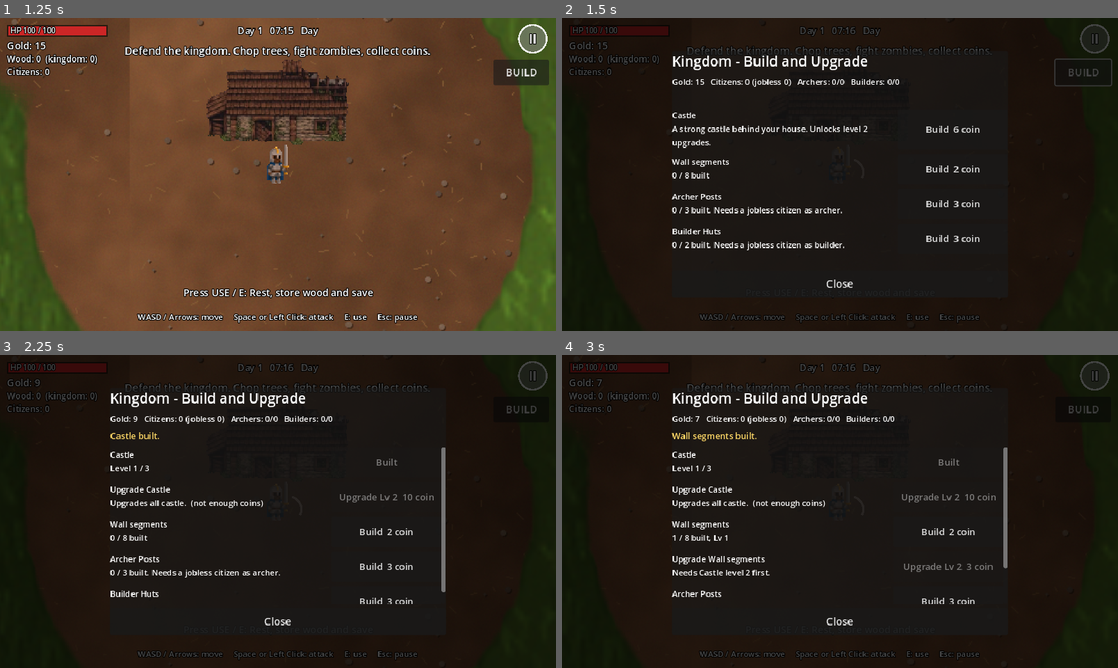
Above: before the commit, frames 1-4 (two rows, left to right).
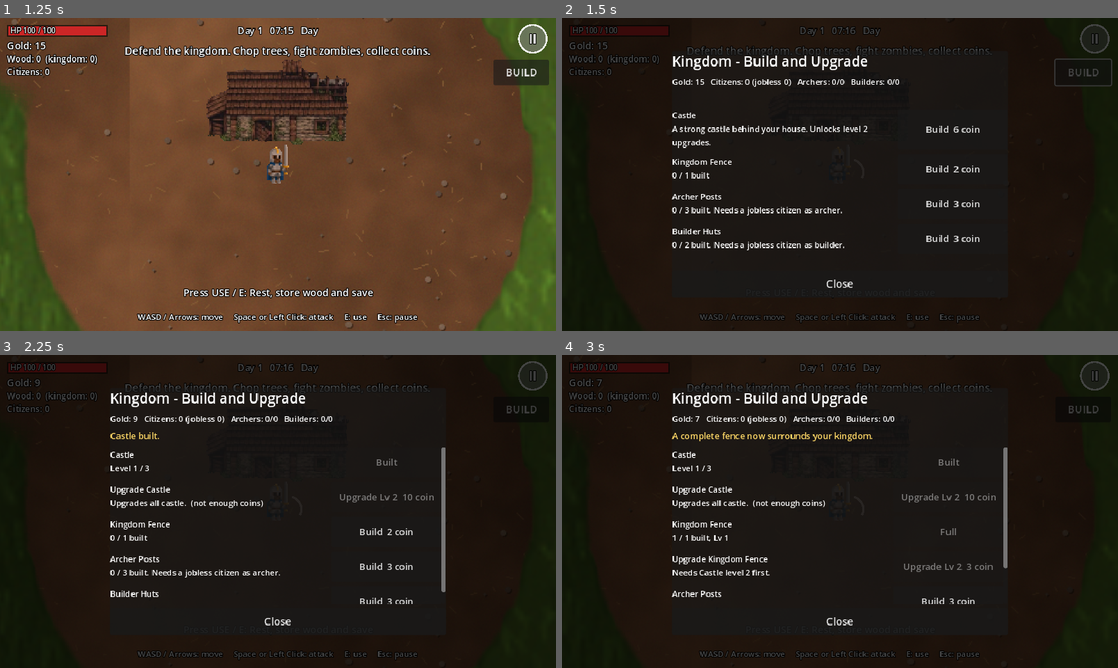
Above: after the commit, the same moments.

Repository: afie-boop/The-Fallen-Kingdom
Game: Godot game, scene res://scenes/main_menu.tscn
Two runs of this game, one before a commit and one after it. Both use one fixed random seed, a clock stepped at 60 frames per second and the inputs below.
Inputs:
- Up to frame 1 (1.25 s): click "New Game" at 0.5 s
- Up to frame 2 (1.5 s): click "BUILD" at 1.25 s
- Up to frame 3 (2.25 s): click "Build 6 coin" at 2 s
- Up to frame 4 (3 s): click "Build 2 coin" at 2.75 s

Frame 1 is identical in both runs. In frame 2, 0.1% of the frame differs, in the area x 19-31%, y 44-52%; in frame 3, 0.2%; in frame 4, 0.8%, in the area x 19-75%, y 24-67%.

Commit message:
Replace disconnected wall slots with complete expandable kingdom fence

Diff:
--- a/extracted/The-Fallen-Kingdom/scripts/kingdom_manager.gd
+++ b/extracted/The-Fallen-Kingdom/scripts/kingdom_manager.gd
@@ -6,9 +6,11 @@
 
 const STRUCTURE_SCENE: PackedScene = preload("res://scenes/structure.tscn")
 const KINDS: Array[String] = ["castle", "wall", "archer_post", "builder_hut"]
-const NAMES: Dictionary = {"castle": "Castle", "wall": "Wall segments", "archer_post": "Archer Posts", "builder_hut": "Builder Huts"}
+const NAMES: Dictionary = {"castle": "Castle", "wall": "Kingdom Fence", "archer_post": "Archer Posts", "builder_hut": "Builder Huts"}
 const JOBS: Dictionary = {"archer_post": "archer", "builder_hut": "builder"}
 const MAX_LEVEL: int = 3
+const MAX_FENCE_LEVEL: int = 5
+const FENCE_SCRIPT: Script = preload("res://scripts/kingdom_fence.gd")
 
 ## Slot offsets from the kingdom house position (bottom-anchored buildings).
 const SLOTS: Dictionary = {
@@ -28,6 +30,8 @@
 var home: Vector2 = Vector2.ZERO
 var _entities: Node2D
 var _structures: Array[Structure] = []
+var fence: KingdomFence
+var fence_level: int = 0
 
 
 func setup(entities: Node2D, home_pos: Vector2) -> void:
@@ -37,13 +41,19 @@
         var d: Dictionary = b
         var kind: String = str(d.get("kind", ""))
         var slot: int = int(d.get("slot", 0))
-        if SLOTS.has(kind) and slot < (SLOTS[kind] as Array).size():
+        if kind == "wall":
+            fence_level = maxi(fence_level, int(d.get("level", 1)))
+        elif SLOTS.has(kind) and slot < (SLOTS[kind] as Array).size():
             _spawn(kind, slot, int(d.get("level", 1)), float(d.get("hp", -1.0)))
+    if fence_level > 0:
+        _create_fence()
 
 
 # --- queries -----------------------------------------------------------------
 
 func count(kind: String) -> int:
+    if kind == "wall":
+        return 1 if fence_level > 0 else 0
     var n: int = 0
     for s in _structures:
         if s.kind == kind:
@@ -52,11 +62,15 @@
 
 
 func capacity(kind: String) -> int:
+    if kind == "wall":
+        return 1
     return (SLOTS[kind] as Array).size()
 
 
 ## Lowest level among built structures of a kind (0 if none).
 func level_of(kind: String) -> int:
+    if kind == "wall":
+        return fence_level
     var lowest: int = 99
     for s in _structures:
         if s.kind == kind:
@@ -83,6 +97,8 @@
 
 
 func _free_slot(kind: String) -> int:
+    if kind == "wall":
+        return 0 if fence_level == 0 else -1
     var used: Array[int] = []
     for s in _structures:
         if s.kind == kind:
@@ -154,7 +170,8 @@
             var up_btn: String = "Max level"
             var up_enabled: bool = false
             var up_info: String = "Upgrades all %s." % NAMES[kind].to_lower()
-            if target <= MAX_LEVEL:
+            var level_cap: int = MAX_FENCE_LEVEL if kind == "wall" else MAX_LEVEL
+            if target <= level_cap:
                 var up_cost: int = _cost(kind, target - 1)
                 up_btn = "Upgrade Lv %d  %d coin" % [target, up_cost]
                 if kind != "castle" and target > cl:
@@ -171,6 +188,32 @@
 func do_action(kind: String, action: String, player_id: int) -> String:
     if not SLOTS.has(kind):
         return ""
+    if kind == "wall":
+        if action == "build":
+            if fence_level > 0:
+                return "The kingdom fence is already built."
+            if not GameState.spend_gold(_cost("wall", 0), player_id):
+                return "Not enough Gold Coins."
+            fence_level = 1
+            _create_fence()
+            sync_state()
+            changed.emit()
+            return "A complete fence now surrounds your kingdom."
+        if action == "upgrade":
+            if fence_level <= 0:
+                return "Build the fence first."
+            if fence_level >= MAX_FENCE_LEVEL:
+                return "Territory is already at its maximum size."
+            var next_level: int = fence_level + 1
+            var expansion_cost: int = _cost("wall", next_level - 1)
+            if not GameState.spend_gold(expansion_cost, player_id):
+                return "Not enough Gold Coins."
+            fence_level = next_level
+            if is_instance_valid(fence):
+                fence.set_level(fence_level)
+            sync_state()
+            changed.emit()
+            return "Kingdom territory expanded. Fence boundary moved outward."
     if action == "build":
         var slot: int = _free_slot(kind)
         if slot < 0 or (kind == "castle" and count("castle") > 0):
@@ -205,6 +248,15 @@
     return ""
 
 
+func _create_fence() -> void:
+    if is_instance_valid(fence):
+        fence.queue_free()
+    fence = FENCE_SCRIPT.new() as KingdomFence
+    fence.level = fence_level
+    fence.position = home
+    _entities.add_child(fence)
+
+
 func _spawn(kind: String, slot: int, level: int, hp: float) -> void:
     var s := STRUCTURE_SCENE.instantiate() as Structure
     s.kind = kind
@@ -224,6 +276,8 @@
     for s in _structures:
         if is_instance_valid(s):
             list.append(s.to_save())
+    if fence_level > 0:
+        list.append({"kind": "wall", "slot": -1, "level": fence_level, "hp": -1.0})
     GameState.buildings = list
 
 
